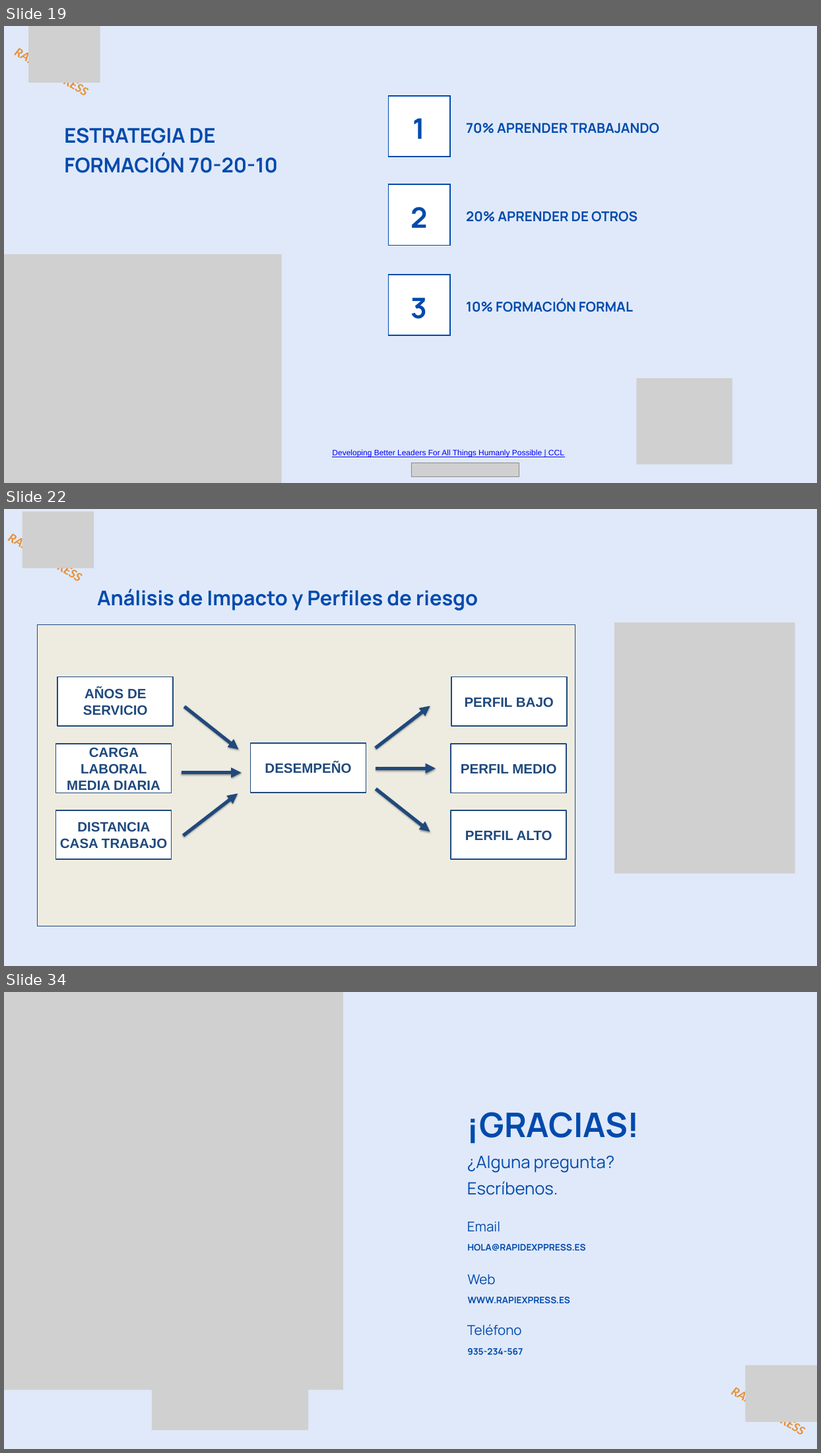
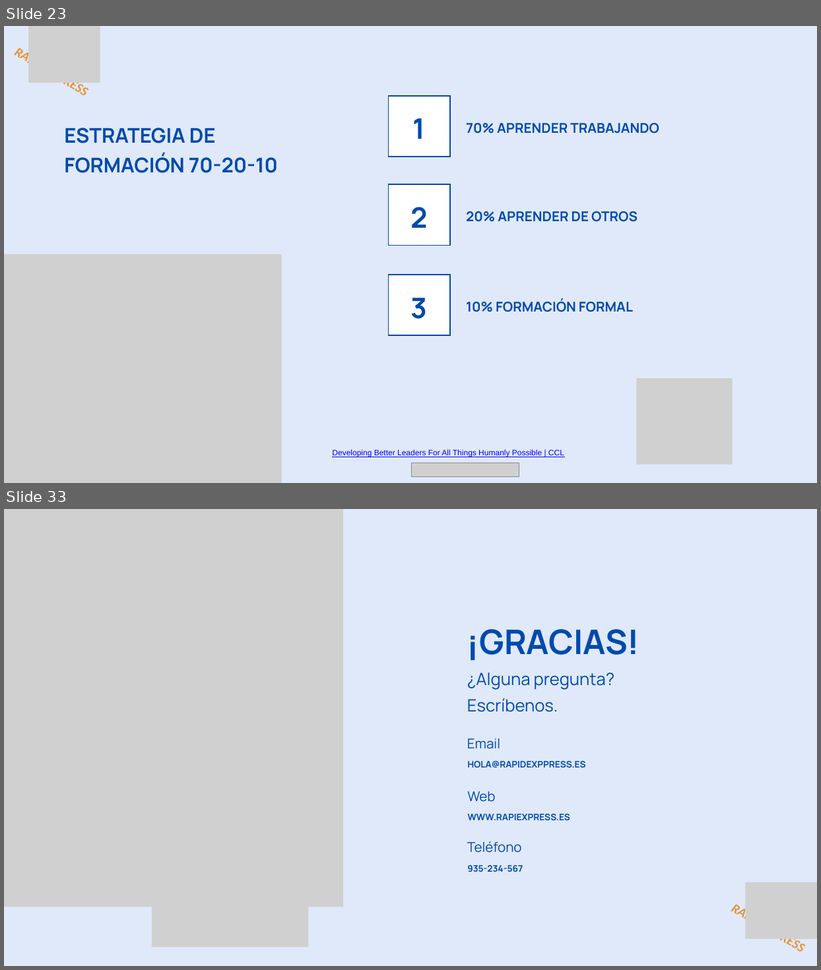
Before and after one commit to ITACADEMYprojectes/ProjecteData, a slide deck: Equip_28/Results/Analisis_PAP_and_ABL_RapidExpres_2026_11_05.pptx. Shown one above the other, each under a label of ours: slides 19, 22 and 34 before the commit, slides 23 and 33 after it; the slides between them are not shown. The pictures are 821x1453 and 821x970 pixels, drawn with LibreOffice and Linux fonts; fonts in the diff are those of the drawing; grey boxes stand for pictures. Boxes give left, top, right and bottom in pixels: in the first picture for what was removed or moved away, otherwise in the second. Text is boxed around its words. In the diff, an @@ line names an element or a change of style, - is before the commit and + after.

```diff
--- a/Equip_28/Results/Analisis_PAP_and_ABL_RapidExpres_2026_11_05.pptx
+++ b/Equip_28/Results/Analisis_PAP_and_ABL_RapidExpres_2026_11_05.pptx
@@ slide 22 removed at box(4, 509, 817, 966), background #E0E9F9 @@
@@ text removed at box(4, 524, 92, 595) @@
-RAPID EXPRESS
@@ picture removed at box(22, 512, 94, 568) @@
@@ text removed at box(97, 589, 478, 611) @@
-Análisis de Impacto y Perfiles de riesgo
@@ rectangle removed at box(38, 625, 576, 926) @@
@@ picture removed at box(614, 623, 795, 874) @@
@@ rectangle removed at box(57, 677, 173, 726) @@
-AÑOS DE SERVICIO
@@ rectangle removed at box(451, 677, 567, 726) @@
-PERFIL BAJO
@@ arrow removed from (185, 706) to (238, 750) @@
@@ arrow removed from (376, 748) to (430, 706) @@
@@ rectangle removed at box(55, 744, 171, 793) @@
-CARGA LABORAL MEDIA DIARIA
@@ rectangle removed at box(250, 743, 366, 793) @@
-DESEMPEÑO
@@ rectangle removed at box(451, 744, 566, 793) @@
-PERFIL MEDIO
@@ arrow removed from (182, 773) to (242, 773) @@
@@ arrow removed from (376, 769) to (436, 769) @@
@@ arrow removed from (184, 836) to (238, 793) @@
@@ arrow removed from (376, 789) to (430, 832) @@
@@ rectangle removed at box(55, 811, 171, 860) @@
-DISTANCIA CASA TRABAJO
@@ rectangle removed at box(451, 811, 566, 860) @@
-PERFIL ALTO
@@ what was slide 19 is now slide 23 @@
@@ what was slide 34 is now slide 33 @@
```
Also in this commit, not shown: 1 slide changed, 12 slides added, 12 other slides removed.
